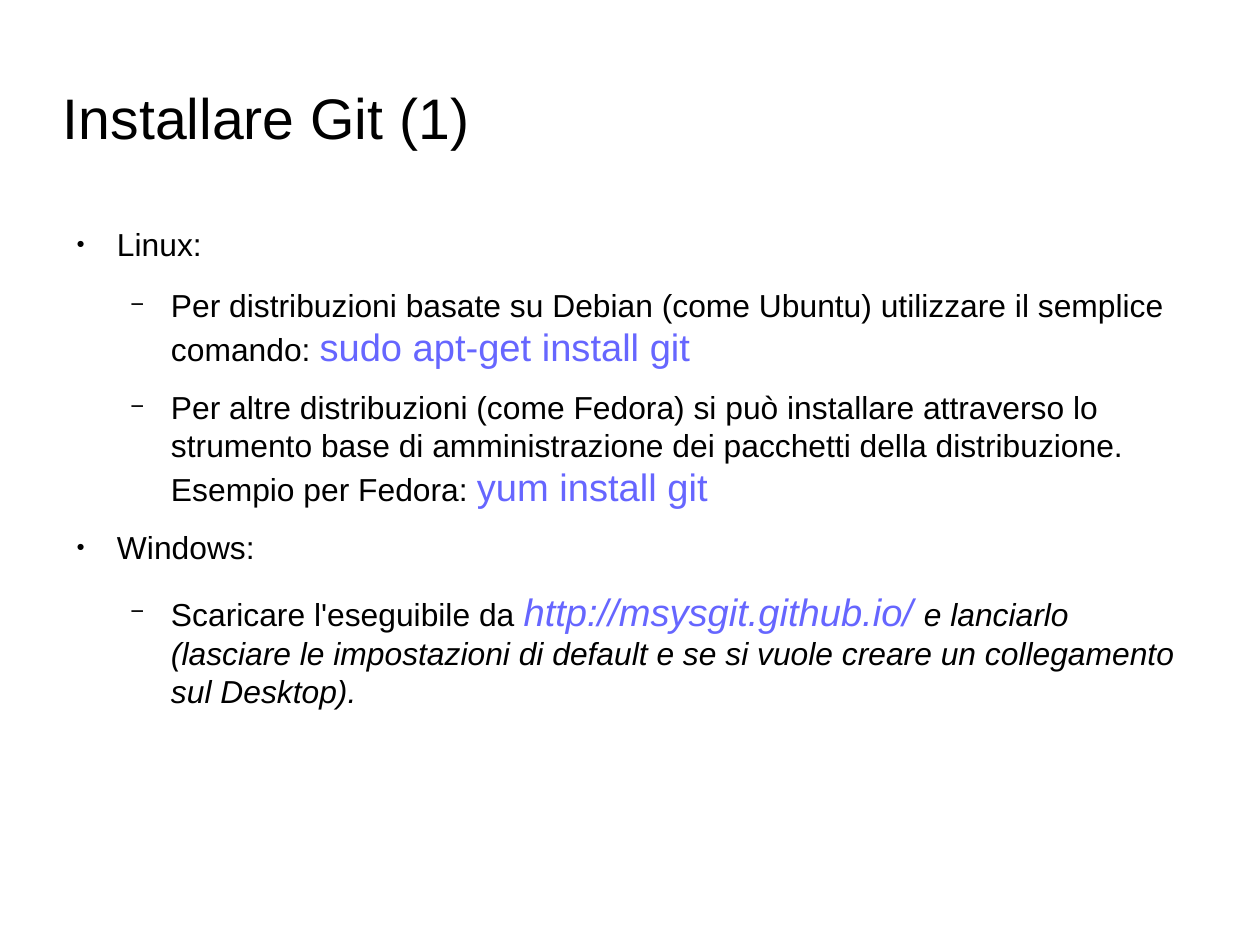
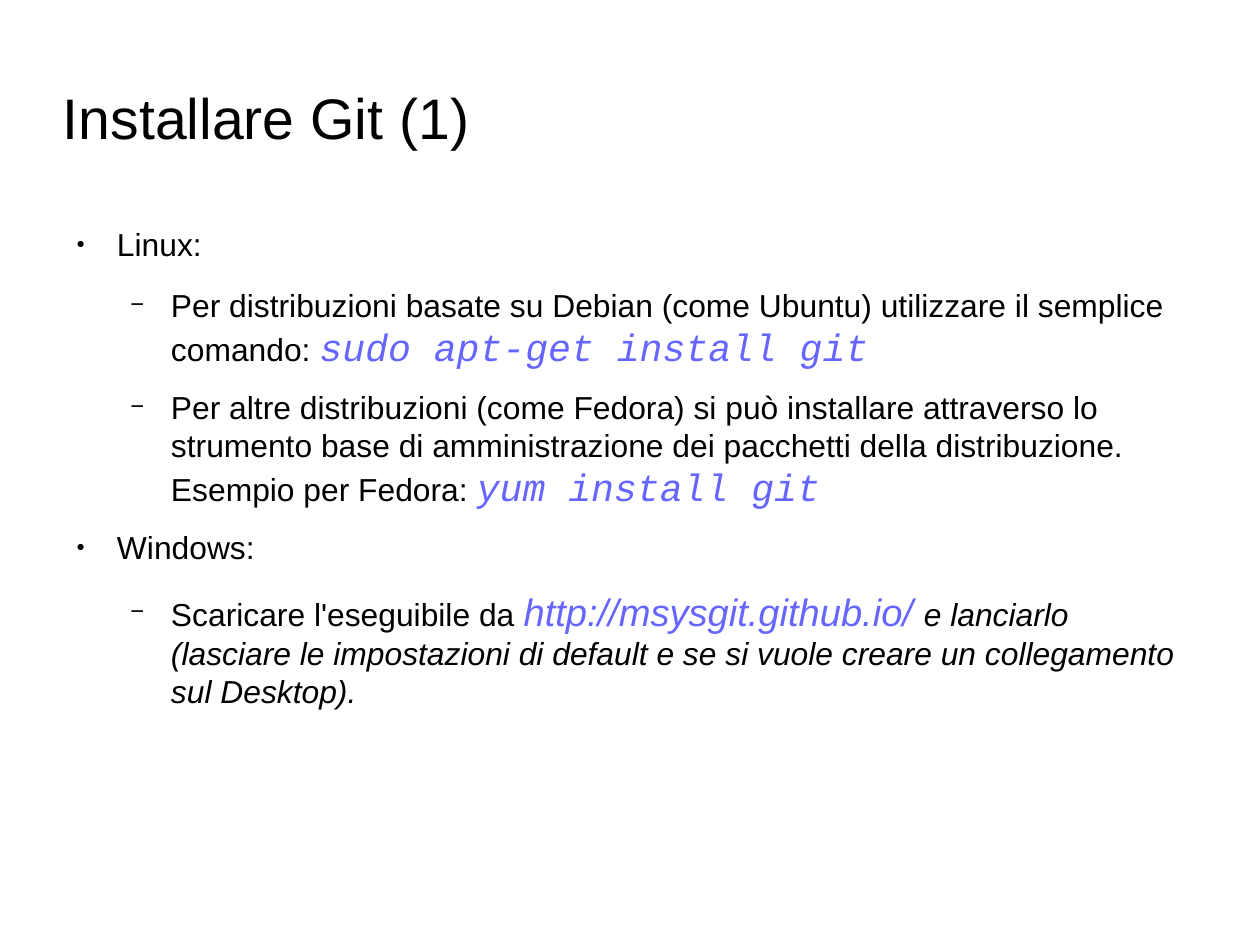
Before and after one commit to GioeleCicchini/Git-Presentation, a slide deck: slide 11 of presentazione git.odp. Drawn at 1260x945 pixels with LibreOffice and Linux fonts; fonts in the diff are those of the drawing; background and template pictures are left out. Boxes give left, top, right and bottom in pixels: in the first picture for what was removed or moved away, otherwise in the second. Text is boxed around its words. In the diff, an @@ line names an element or a change of style, - is before the commit and + after.

```diff
--- a/presentazione git.odp
+++ b/presentazione git.odp
@@ text at bbox=[171, 294, 1163, 509]: font Arial to Courier New, italic on in "sudo apt-get install git", "yum install git" @@
```
Also in this commit, not shown: 5 other slides changed, 1 slide added, 3 other files.
